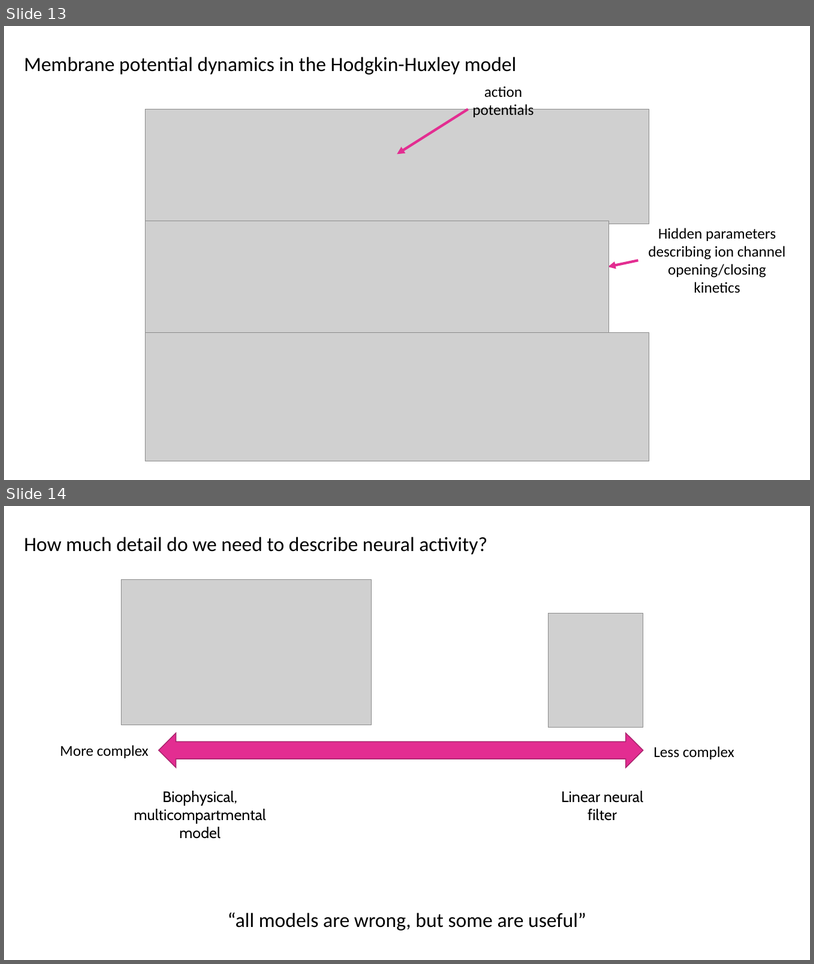
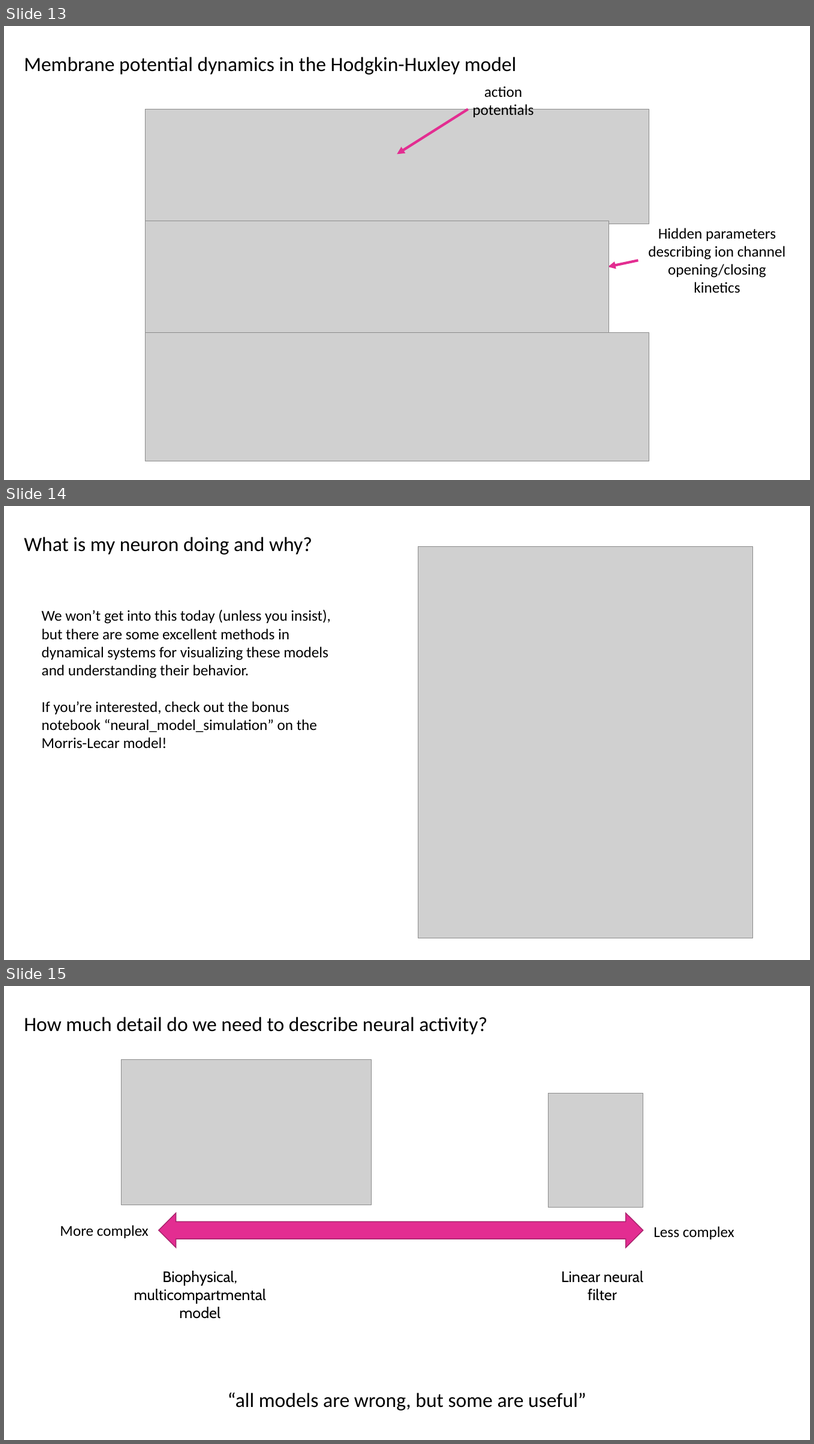
Before and after one commit to SaberaTalukder/Chen_Institute_DataSAI_for_Neuroscience, a slide deck: 07_06_22_day2_dynamical_time_series/slides/day2_introduction.pptx. Shown one above the other, each under a label of ours: slides 13 and 14 before the commit, slides 13, 14 and 15 after it. The pictures are 814x964 and 814x1444 pixels, drawn with LibreOffice and Linux fonts; fonts in the diff are those of the drawing; grey boxes stand for pictures. Boxes give left, top, right and bottom in pixels: in the first picture for what was removed or moved away, otherwise in the second. Text is boxed around its words. In the diff, an @@ line names an element or a change of style, - is before the commit and + after.

```diff
--- a/07_06_22_day2_dynamical_time_series/slides/day2_introduction.pptx
+++ b/07_06_22_day2_dynamical_time_series/slides/day2_introduction.pptx
@@ slide 14 added at (4, 506, 810, 960), background #FFFFFF @@
@@ text added at (24, 537, 312, 555), 24 pt, text #000000 @@
+What is my neuron doing and why?
@@ picture added at (419, 547, 753, 938) @@
@@ text added at (42, 609, 331, 748), 18 pt, text #000000 @@
+We won’t get into this today (unless you insist), but there are some excellent methods in dynamical systems for visualizing these models and understanding their behavior.
+If you’re interested, check out the bonus notebook “neural_model_simulation” on the Morris-Lecar model!
@@ what was slide 14 is now slide 15 @@
```
Also in this commit, not shown: 1 other file.
